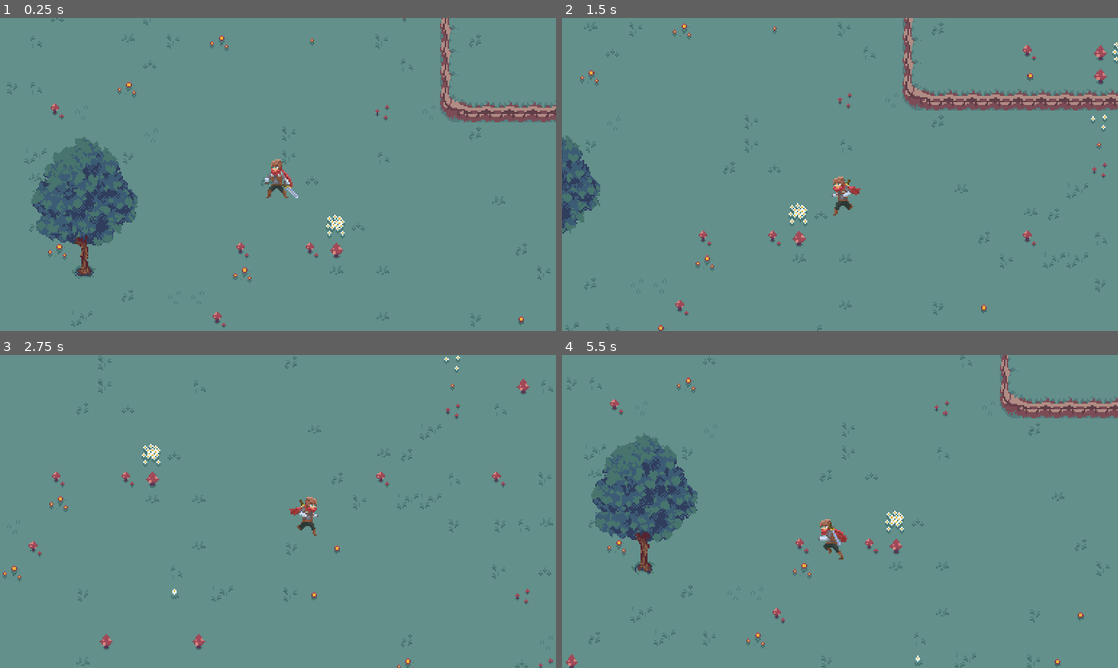
Above: before the commit, frames 1-4 (two rows, left to right).
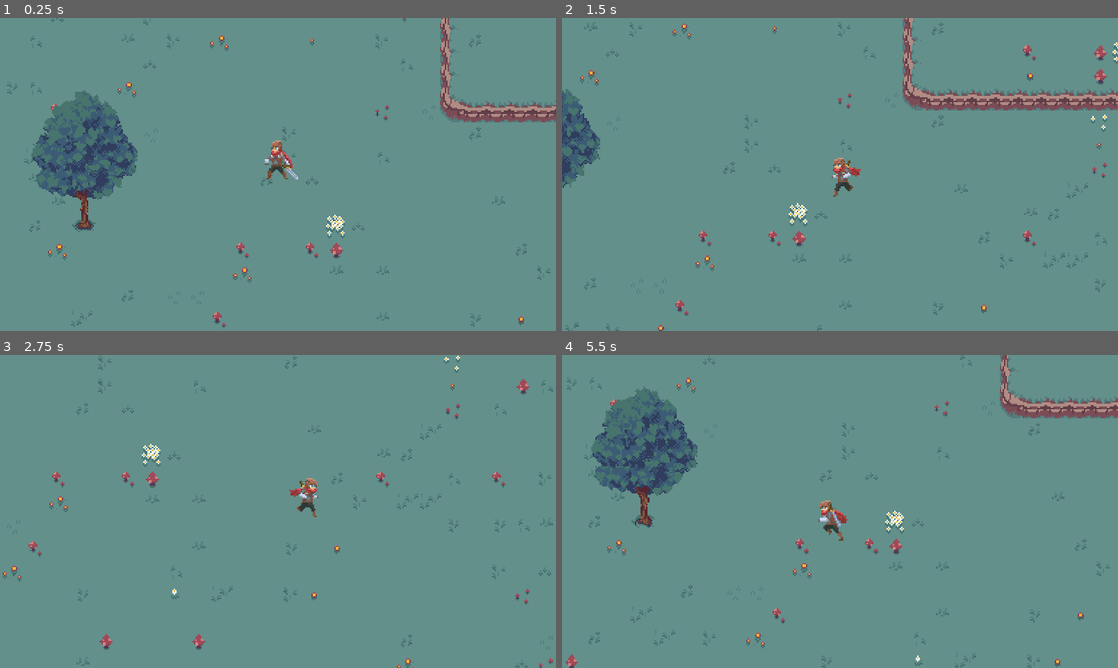
Above: after the commit, the same moments.

Repository: dsmtE/VolcanoPlayground
Game: Godot game, scene res://Levels/game_level.tscn
Two runs of this game, one before a commit and one after it. Both use one fixed random seed, a clock stepped at 60 frames per second and the inputs below.
Inputs:
- Up to frame 1 (0.25 s): no input
- Up to frame 2 (1.5 s): hold D (right) 0.53-1.28 s; hold Down (down) from 1.28 s (still down)
- Up to frame 3 (2.75 s): release Down (down) at 2.03 s; hold D (right) from 2.03 s (still down)
- Up to frame 4 (5.5 s): release D (right) at 2.78 s; hold W (up) 2.78-3.53 s; hold A (left) 3.53-5.03 s; hold Down (down) from 5.03 s (still down)

The runs differ from the first frame. In frame 1, 6.6% of the frame differs, in the area x 5-54%, y 23-84%; in frame 2, 2.5%; in frame 3, 0.5%; in frame 4, 6.6%.

Commit message:
✨ Add YSort

Diff:
--- a/Characters/Adventurer.tscn
+++ b/Characters/Adventurer.tscn
@@ -230,13 +230,14 @@
 [node name="Sprite2D" type="Sprite2D" parent="."]
 position = Vector2(-1, -1)
 texture = ExtResource("1_jbqlr")
+offset = Vector2(0, -13)
 hframes = 7
 vframes = 16
 region_enabled = true
 region_rect = Rect2(0, 0, 350, 592)
 
 [node name="CollisionShape2D" type="CollisionShape2D" parent="."]
-position = Vector2(-2.5, 11.5)
+position = Vector2(-2, -2)
 shape = SubResource("RectangleShape2D_06tw7")
 
 [node name="AnimationPlayer" type="AnimationPlayer" parent="."]
--- a/Levels/game_level.tscn
+++ b/Levels/game_level.tscn
@@ -252,6 +252,9 @@
 shader_parameter/wind_speed = 0.2
 shader_parameter/rect_info = Vector4(81, 12, 80, 100)
 
+[sub_resource type="RectangleShape2D" id="RectangleShape2D_73dto"]
+size = Vector2(5.46359, 14.5)
+
 [node name="GameLevel" type="Node2D"]
 
 [node name="Camera2D" type="Camera2D" parent="."]
@@ -273,18 +276,28 @@
 layer_1/z_index = 1
 layer_1/tile_data = PackedInt32Array(15, 458752, 4, 327681, 393216, 3, 327682, 458752, 3, 2228226, 393216, 4, 327684, 2 …(7293 unchanged characters)…
 
-[node name="Adventurer" parent="." instance=ExtResource("1_prauu")]
+[node name="YSort" type="Node2D" parent="."]
+y_sort_enabled = true
+
+[node name="Adventurer" parent="YSort" instance=ExtResource("1_prauu")]
 z_index = 2
 position = Vector2(336, 356)
 
-[node name="RemoteTransform2D" type="RemoteTransform2D" parent="Adventurer"]
-remote_path = NodePath("../../Camera2D")
-
-[node name="TreeSprite" type="Sprite2D" parent="."]
-z_index = 3
+[node name="RemoteTransform2D" type="RemoteTransform2D" parent="YSort/Adventurer"]
+remote_path = NodePath("../../../Camera2D")
+
+[node name="TreeSprite" type="Sprite2D" parent="YSort"]
+z_index = 2
 material = SubResource("ShaderMaterial_54c85")
 position = Vector2(203, 379)
 scale = Vector2(1.00667, 1)
 texture = ExtResource("3_tesys")
+offset = Vector2(0, -32)
 region_enabled = true
 region_rect = Rect2(81, 12, 80, 100)
+
+[node name="StaticBody2D" type="StaticBody2D" parent="YSort/TreeSprite"]
+
+[node name="CollisionShape2D" type="CollisionShape2D" parent="YSort/TreeSprite/StaticBody2D"]
+position = Vector2(-0.745026, 7.25)
+shape = SubResource("RectangleShape2D_73dto")
Not shown: 1 places in Levels/game_level.tscn that only renumber resources
